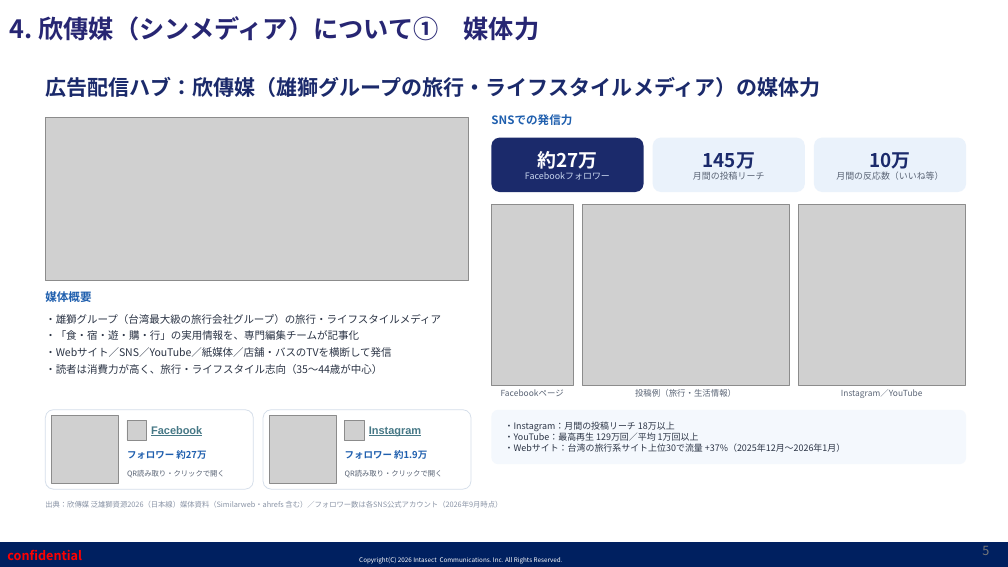
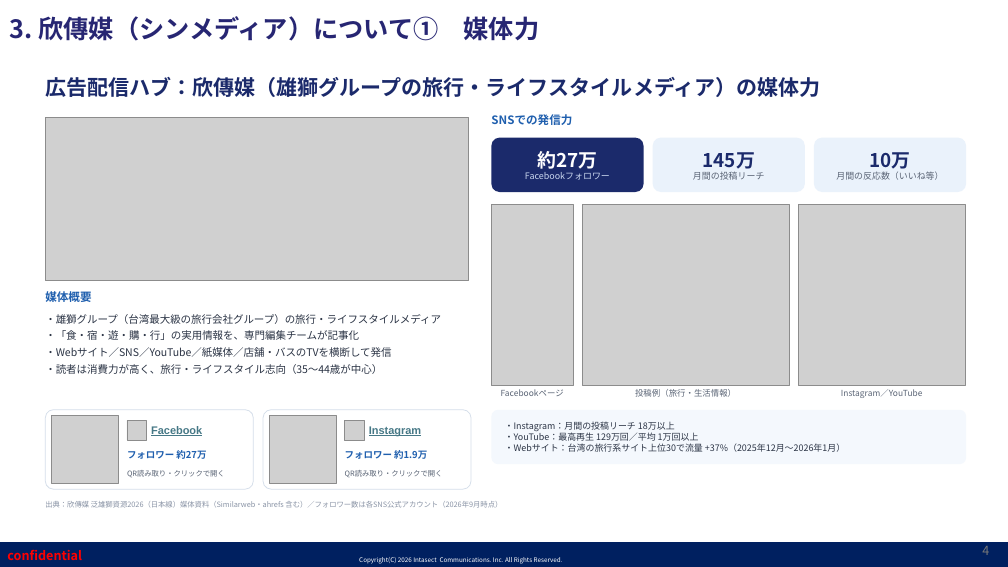
Before and after one commit to shelleychenyi/proposal, a slide deck: slide 4 of 神奈川縣/【インタセクト】神奈川県様_台湾・香港・マカオ向け2027年年始観光マナー啓発プロモーション_202609.pptx (slide 5 before the commit). Drawn at 1008x567 pixels with LibreOffice and Linux fonts; fonts in the diff are those of the drawing; grey boxes stand for pictures; background and template pictures are left out. Boxes give left, top, right and bottom in pixels: in the first picture for what was removed or moved away, otherwise in the second. Text is boxed around its words. In the diff, an @@ line names an element or a change of style, - is before the commit and + after.

```diff
--- a/神奈川縣/【インタセクト】神奈川県様_台湾・香港・マカオ向け2027年年始観光マナー啓発プロモーション_202609.pptx
+++ b/神奈川縣/【インタセクト】神奈川県様_台湾・香港・マカオ向け2027年年始観光マナー啓発プロモーション_202609.pptx
@@ text at [10, 16, 540, 41]: text changed @@
-4. 欣傳媒（シンメディア）について① 媒体力
+3. 欣傳媒（シンメディア）について① 媒体力
@@ page number at [982, 546, 989, 555]: text changed @@
-5
+4
```
Also in this commit, not shown: 3 other slides changed, 1 other file.
